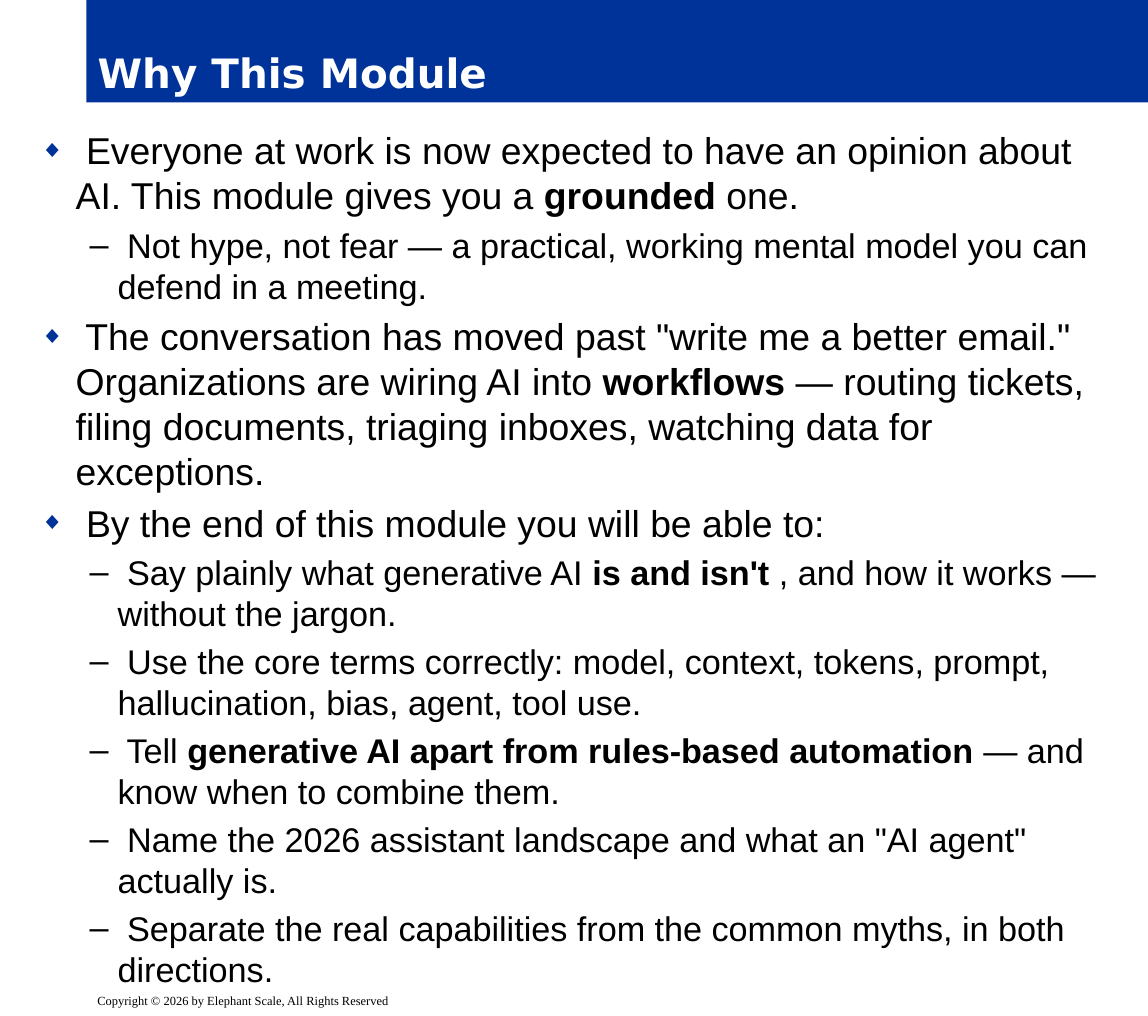
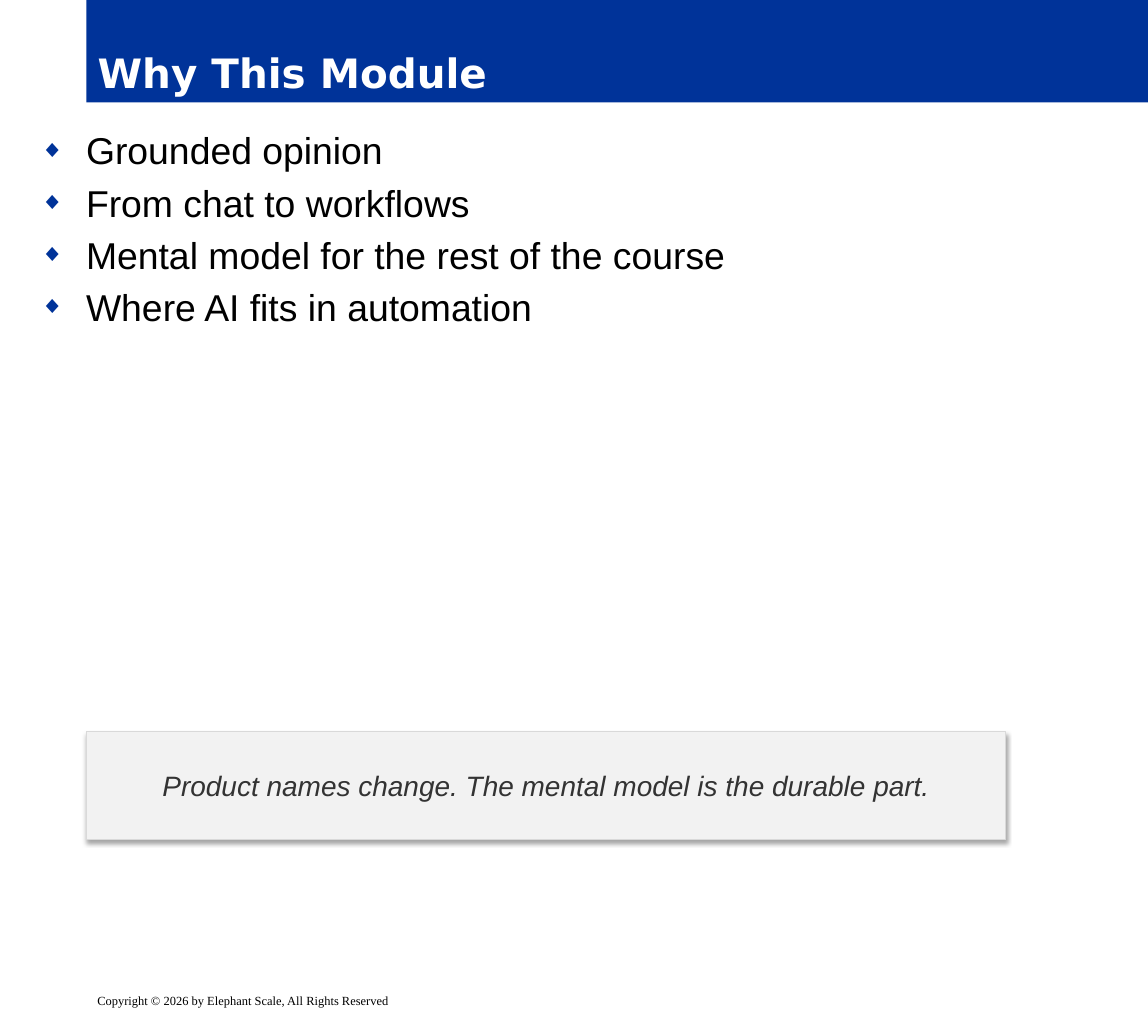
Before and after one commit to elephantscale/ai-automation-essentials, a slide deck: slide 2 of slides/release/01-foundations.pptx. Drawn at 1148x1016 pixels with LibreOffice and Linux fonts; fonts in the diff are those of the drawing; background and template pictures are left out. Boxes give left, top, right and bottom in pixels: in the first picture for what was removed or moved away, otherwise in the second. Text is boxed around its words. In the diff, an @@ line names an element or a change of style, - is before the commit and + after.

```diff
--- a/slides/release/01-foundations.pptx
+++ b/slides/release/01-foundations.pptx
@@ text at box(86, 137, 725, 322): text changed; size 22 to 24 pt @@
-◆ Everyone at work is now expected to have an opinion about AI. This module gives you a grounded one.
-  – Not hype, not fear — a practical, working mental model you can defend in a meeting.
-◆ The conversation has moved past "write me a better email." Organizations are wiring AI into workflows — routing tickets, filing documents, triaging inboxes, watching data for exceptions.
-◆ By the end of this module you will be able to:
-  – Say plainly what generative AI is and isn't , and how it works — without the jargon.
-  – Use the core terms correctly: model, context, tokens, prompt, hallucination, bias, agent, tool use.
-  – Tell generative AI apart from rules-based automation — and know when to combine them.
-  – Name the 2026 assistant landscape and what an "AI agent" actually is.
-  – Separate the real capabilities from the common myths, in both directions.
+◆ Grounded opinion
+◆ From chat to workflows
+◆ Mental model for the rest of the course
+◆ Where AI fits in automation
@@ rectangle added at box(86, 732, 1006, 840), fill #F2F2F2, outline #D9D9D9 0.75 pt, 18 pt, text #333333, italic @@
+Product names change. The mental model is the durable part.
```
Also in this commit, not shown: 21 other slides changed.
